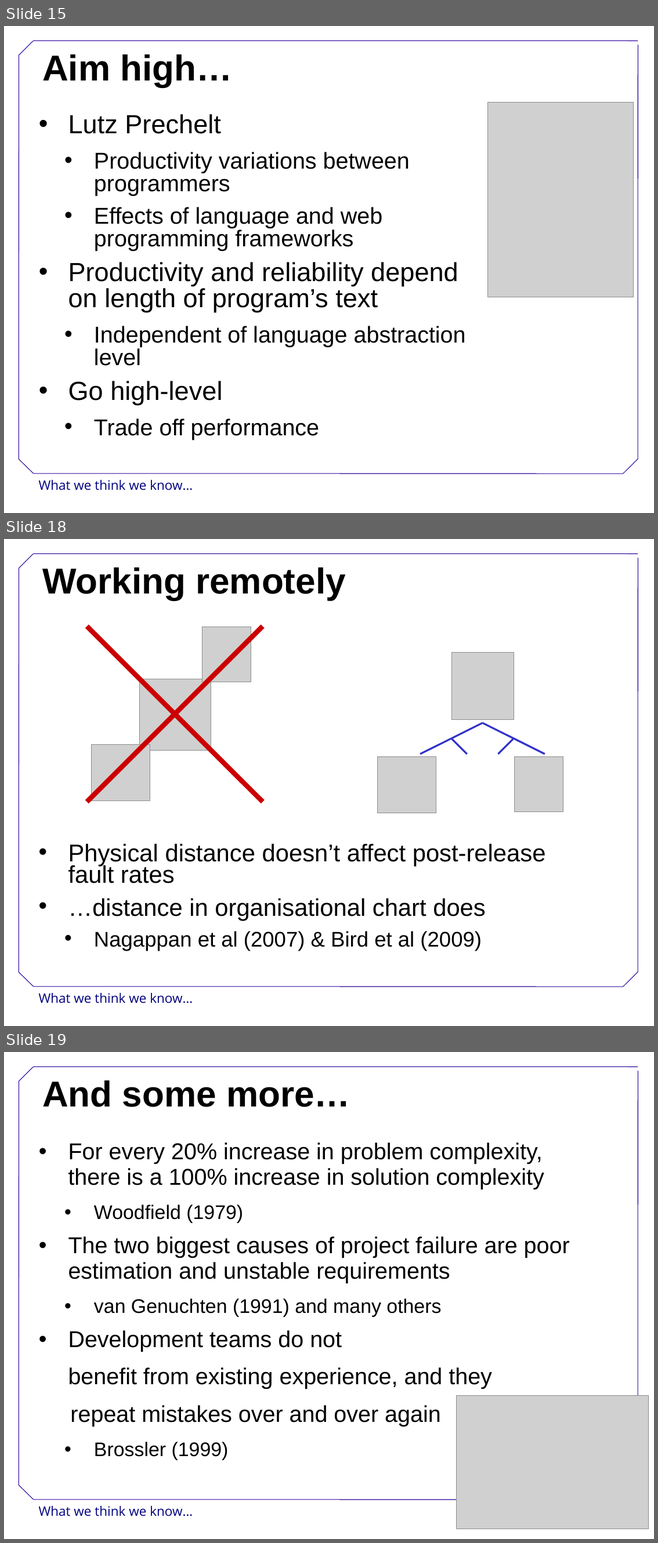
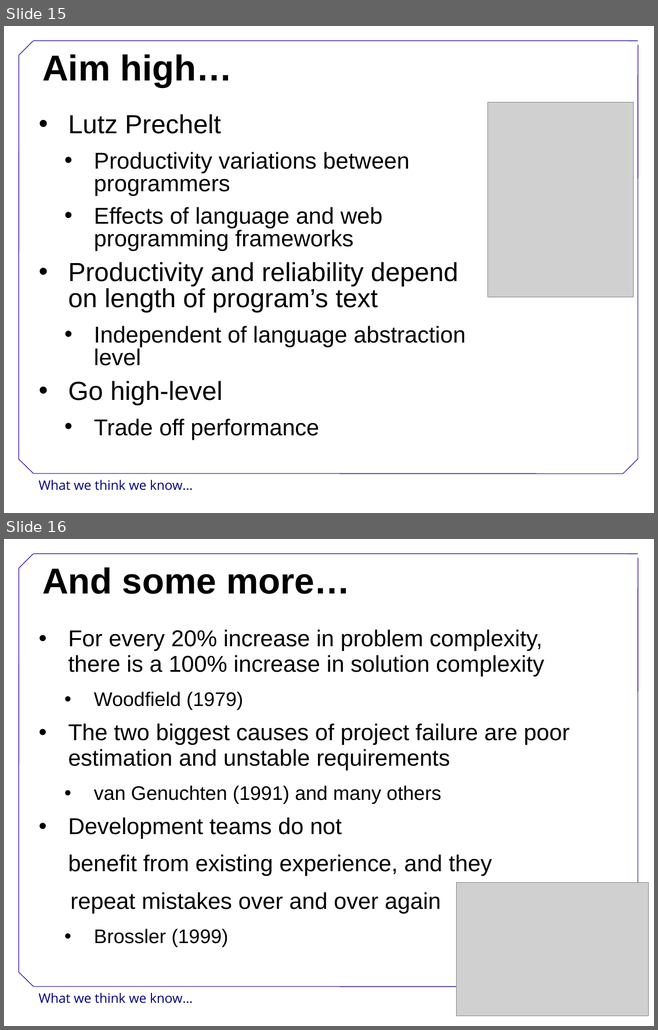
Before and after one commit to swcarpentry/DEPRECATED-boot-camps, a slide deck: WhatWeKnow.ppt. Shown one above the other, each under a label of ours: slides 15, 18 and 19 before the commit, slides 15 and 16 after it; the slides between them are not shown. The pictures are 658x1543 and 658x1030 pixels, drawn with LibreOffice and Linux fonts; fonts in the diff are those of the drawing; grey boxes stand for pictures; background and template pictures are left out. Boxes give left, top, right and bottom in pixels: in the first picture for what was removed or moved away, otherwise in the second. Text is boxed around its words. In the diff, an @@ line names an element or a change of style, - is before the commit and + after.

```diff
--- a/WhatWeKnow.ppt
+++ b/WhatWeKnow.ppt
@@ slide 18 removed at bbox=[4, 539, 654, 1026], background #FFFFFF; not listed: 9 template elements that a slide beside it also shows @@
@@ title removed at bbox=[42, 567, 346, 600] @@
-Working remotely
@@ line removed from (87, 626) to (263, 802) @@
@@ line removed from (263, 626) to (87, 802) @@
@@ picture removed at bbox=[203, 627, 251, 682] @@
@@ picture removed at bbox=[451, 653, 514, 720] @@
@@ picture removed at bbox=[140, 679, 211, 751] @@
@@ line removed from (482, 723) to (451, 739) @@
@@ line removed from (482, 723) to (513, 739) @@
@@ picture removed at bbox=[91, 745, 150, 801] @@
@@ line removed from (451, 739) to (420, 754) @@
@@ line removed from (451, 739) to (467, 754) @@
@@ line removed from (498, 754) to (513, 739) @@
@@ line removed from (513, 739) to (545, 754) @@
@@ picture removed at bbox=[377, 756, 436, 813] @@
@@ picture removed at bbox=[514, 756, 563, 812] @@
@@ text removed at bbox=[68, 843, 546, 951] @@
-• Physical distance doesn’t affect post-release fault rates
-• …distance in organisational chart does
-  • Nagappan et al (2007) & Bird et al (2009)
@@ what was slide 19 is now slide 16 @@
```
Also in this commit, not shown: 3 other slides removed, 4 other files.
